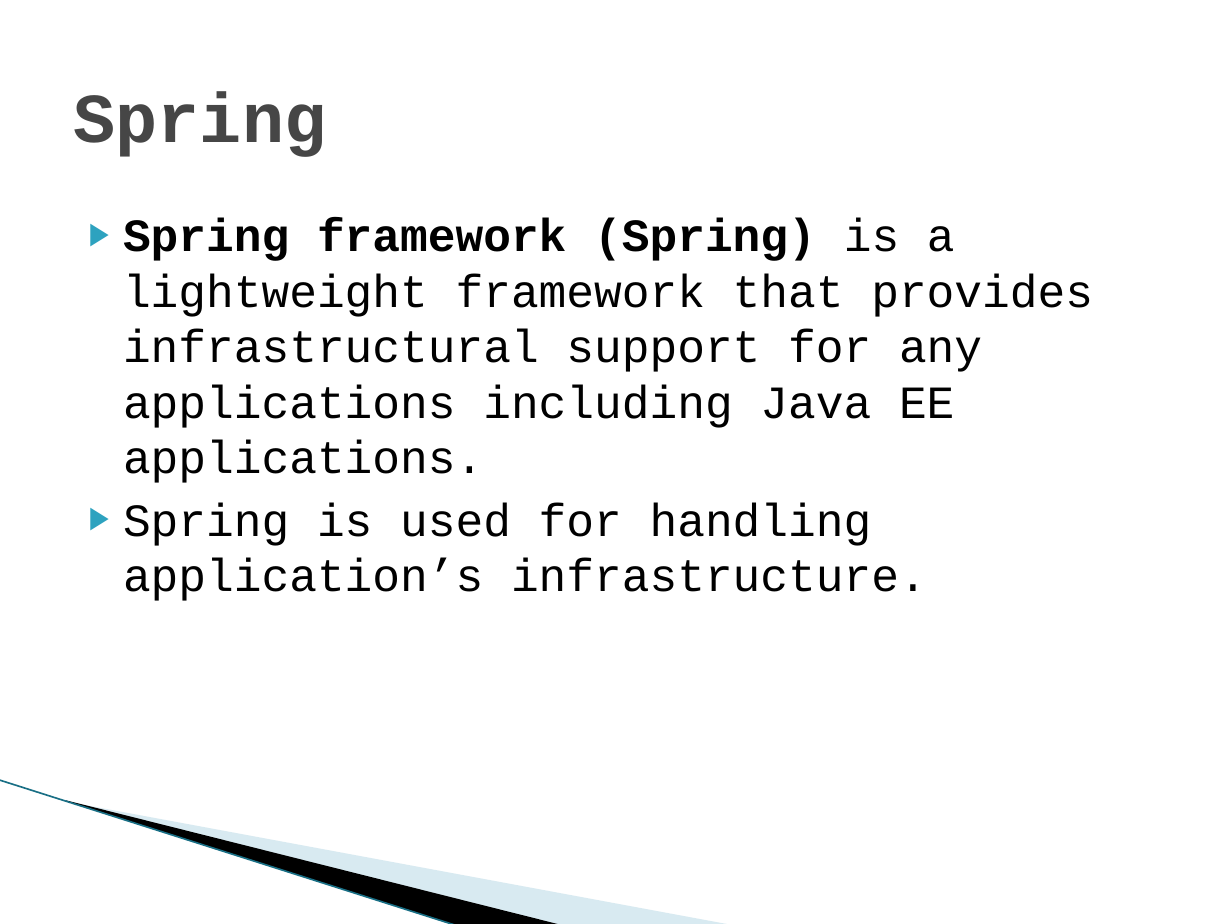
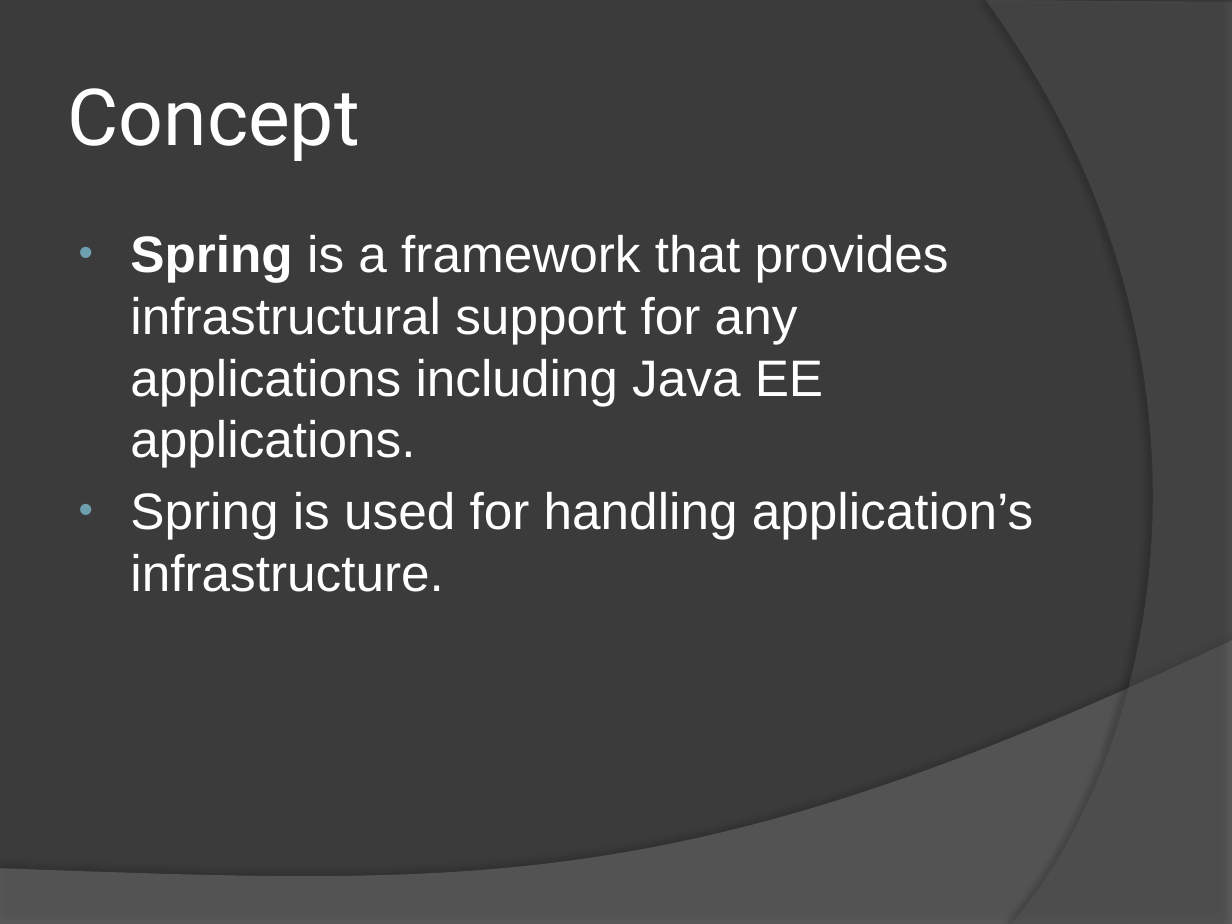
Before and after one commit to PusHGoD/DemoSpring, a slide deck: slide 2 of Spring.pptx (slide 3 before the commit). Drawn at 1232x924 pixels with LibreOffice and Linux fonts; fonts in the diff are those of the drawing; background and template pictures are left out. Boxes give left, top, right and bottom in pixels: in the first picture for what was removed or moved away, otherwise in the second. Text is boxed around its words. In the diff, an @@ line names an element or a change of style, - is before the commit and + after.

```diff
--- a/Spring.pptx
+++ b/Spring.pptx
@@ background #FFFFFF to #3B3B3B @@
@@ freeform shape added at (986,0,1232,924), fill #5E5E5E at 40% opacity @@
@@ title at (68,88,360,161): text changed; size 41 to 46 pt; font Courier New to Roboto; text colour #464646 to #FFFFFF; bold off @@
-Spring
+Concept
@@ text "Spring is a framework that ...": place and size @@
-text "Spring is a framework that ..." at (123,218,1093,601)
+text "Spring is a framework that ..." at (130,235,1033,592)
@@ text at (130,235,949,467): text changed; size 27 to 30 pt; font Courier New to Arial; text colour #000000 to #FFFFFF @@
-▶ Spring framework (Spring) is a lightweight framework that provides infrastructural support for any applications including Java EE applications.
+• Spring is a framework that provides infrastructural support for any applications including Java EE applications.
@@ text at (130,492,1033,592): size 27 to 30 pt, font Courier New to Arial, text colour #000000 to #FFFFFF in "Spring is used for handling application’s infrastructure."; bullet ▶ to •; more space between paragraphs; bullet colour #2DA2BF to #6EA0B0 @@
@@ freeform shape added at (0,641,1232,924), fill #7F7F7F at 45% opacity @@
@@ line removed from (0, 780) to (457, 924) @@
@@ freeform shape removed at (65,800,563,924) @@
@@ freeform shape removed at (68,801,733,924) @@
```
Also in this commit, not shown: 3 other slides changed, 3 slides added, 12 slides removed.
